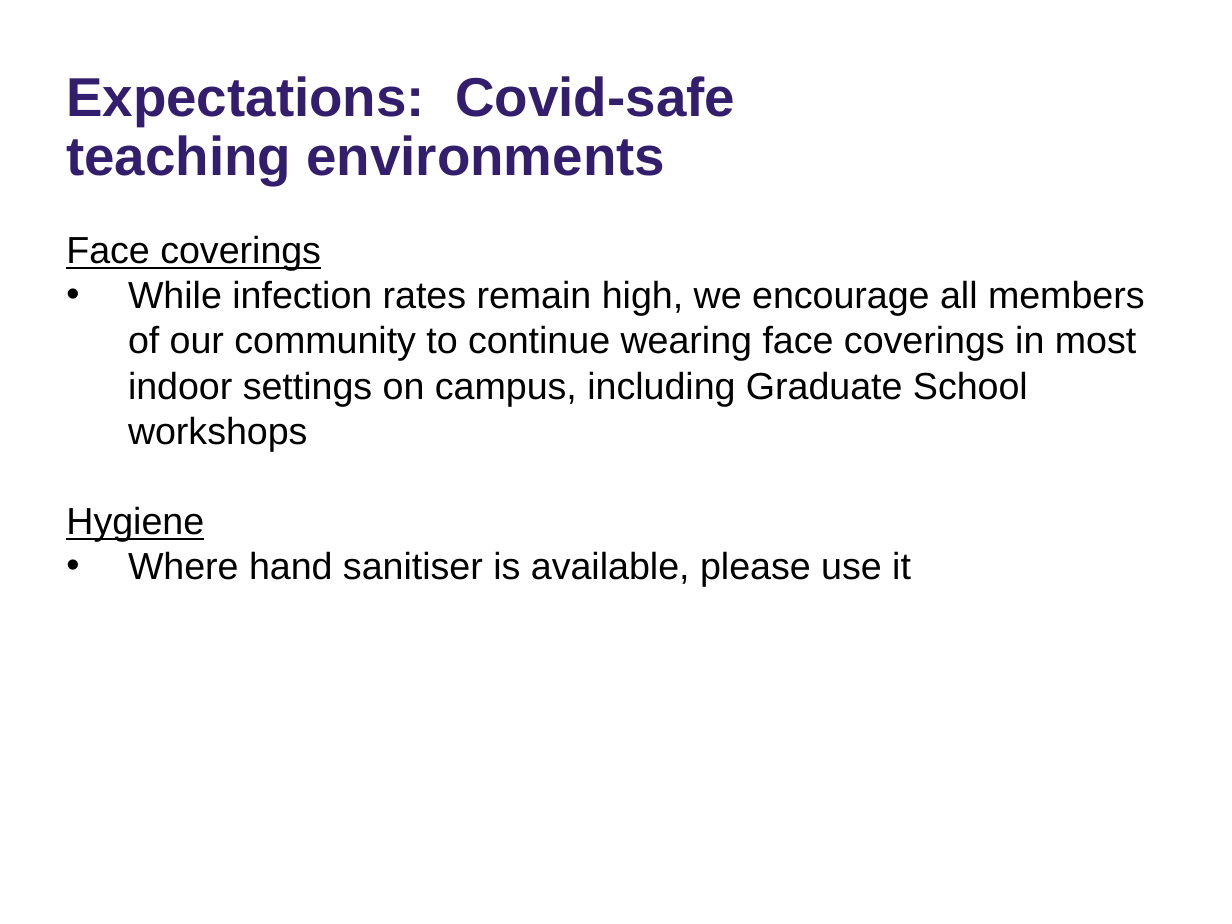
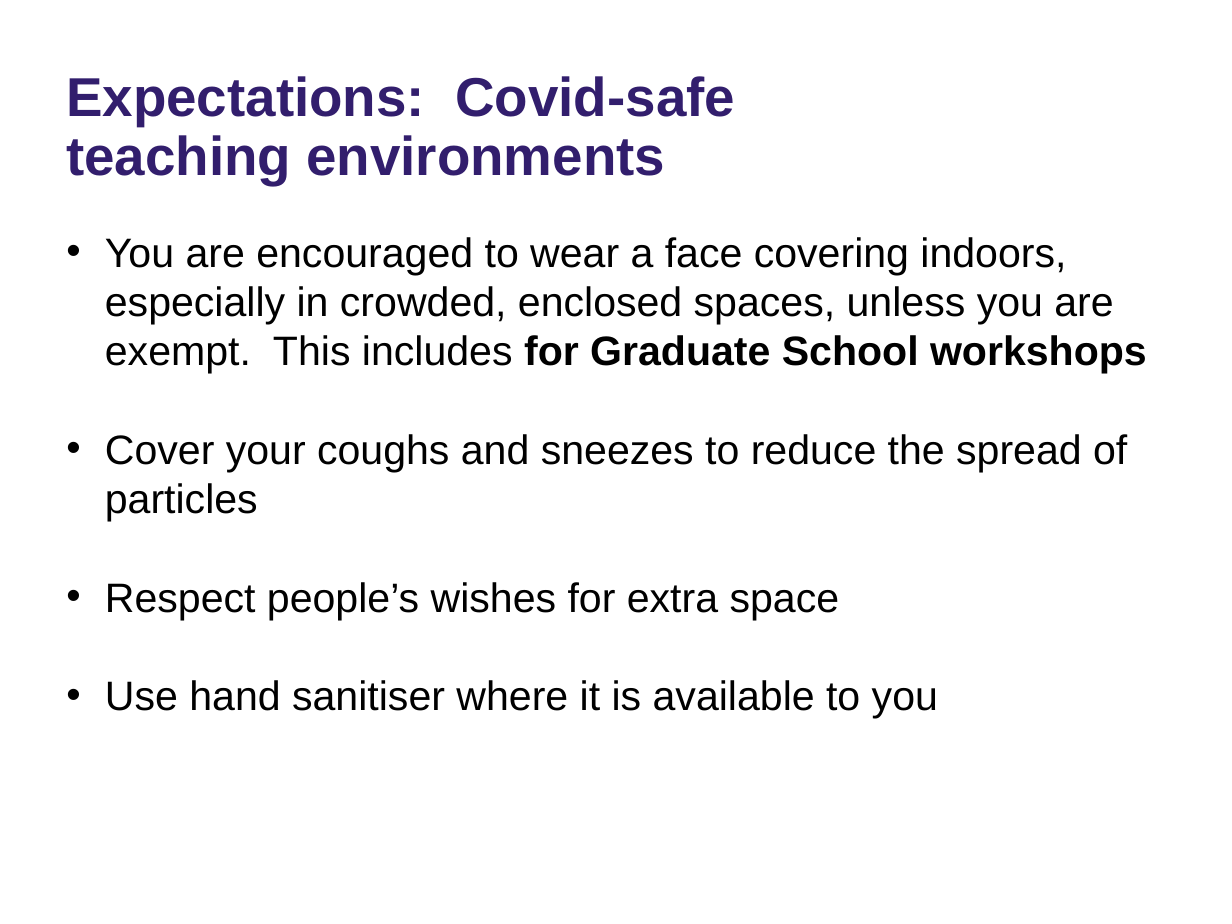
Before and after one commit to ImperialCollegeLondon/RCDS-introduction-to-latex, a slide deck: slide 3 of Intro to Latex Slides.pptx. Drawn at 1232x924 pixels with LibreOffice and Linux fonts; fonts in the diff are those of the drawing; background and template pictures are left out. Boxes give left, top, right and bottom in pixels: in the first picture for what was removed or moved away, otherwise in the second. Text is boxed around its words. In the diff, an @@ line names an element or a change of style, - is before the commit and + after.

Commit message:
Updated Covid Information

```diff
--- a/Intro to Latex Slides.pptx
+++ b/Intro to Latex Slides.pptx
@@ subtitle at [105, 237, 1147, 718]: text changed; size 22 to 24 pt @@
-Face coverings
-• While infection rates remain high, we encourage all members of our community to continue wearing face coverings in most indoor settings on campus, including Graduate School workshops
-Hygiene
-• Where hand sanitiser is available, please use it
+• You are encouraged to wear a face covering indoors, especially in crowded, enclosed spaces, unless you are exempt. This includes for Graduate School workshops
+• Cover your coughs and sneezes to reduce the spread of particles
+• Respect people’s wishes for extra space
+• Use hand sanitiser where it is available to you
```
